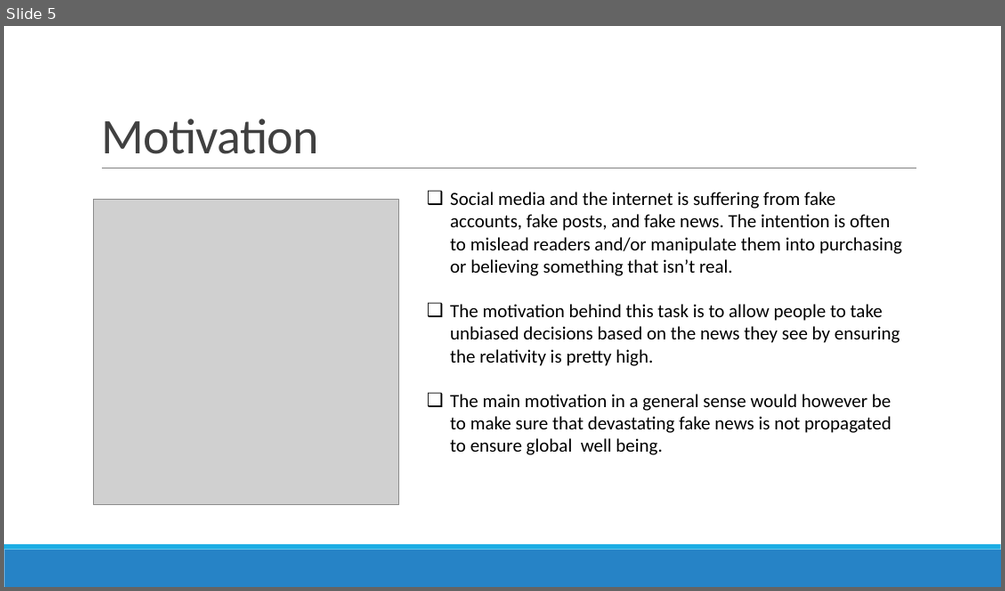
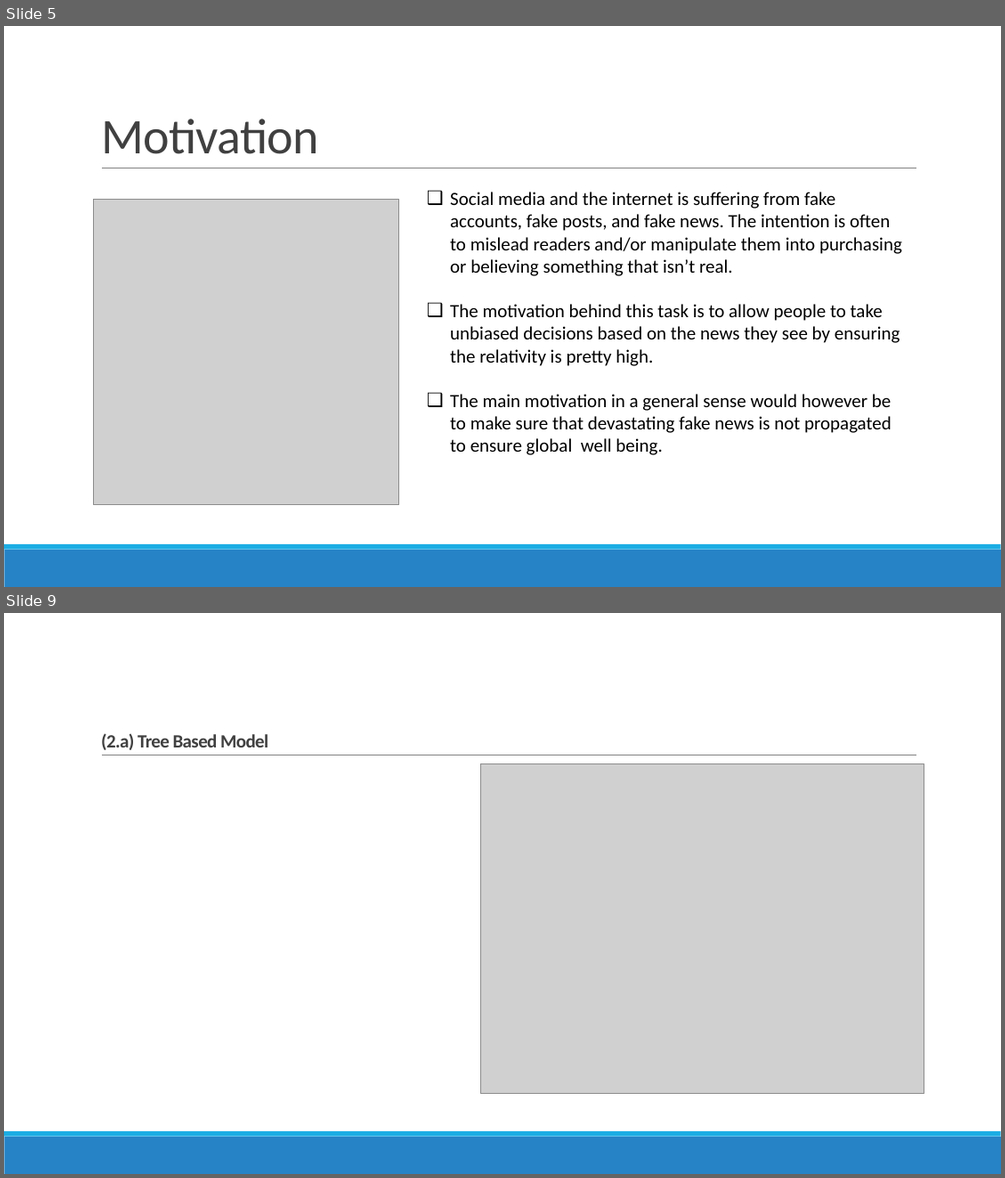
Before and after one commit to amansh45/fnc, a slide deck: SMAIPro.pptx. Shown one above the other, each under a label of ours: slide 5 before the commit, slides 5 and 9 after it; the slides between them are not shown. The pictures are 1005x591 and 1005x1178 pixels, drawn with LibreOffice and Linux fonts; fonts in the diff are those of the drawing; grey boxes stand for pictures. Boxes give left, top, right and bottom in pixels: in the first picture for what was removed or moved away, otherwise in the second. Text is boxed around its words. In the diff, an @@ line names an element or a change of style, - is before the commit and + after.

```diff
--- a/SMAIPro.pptx
+++ b/SMAIPro.pptx
@@ slide 9 added at (4, 613, 1001, 1174), background #FFFFFF; not listed: 3 template elements that a slide beside it also shows @@
@@ title added at (101, 733, 268, 750), 18 pt, text #404040, bold @@
+(2.a) Tree Based Model
@@ picture added at (481, 764, 923, 1093) @@
```
Also in this commit, not shown: 2 slides changed, 12 other slides added, 4 slides removed.
